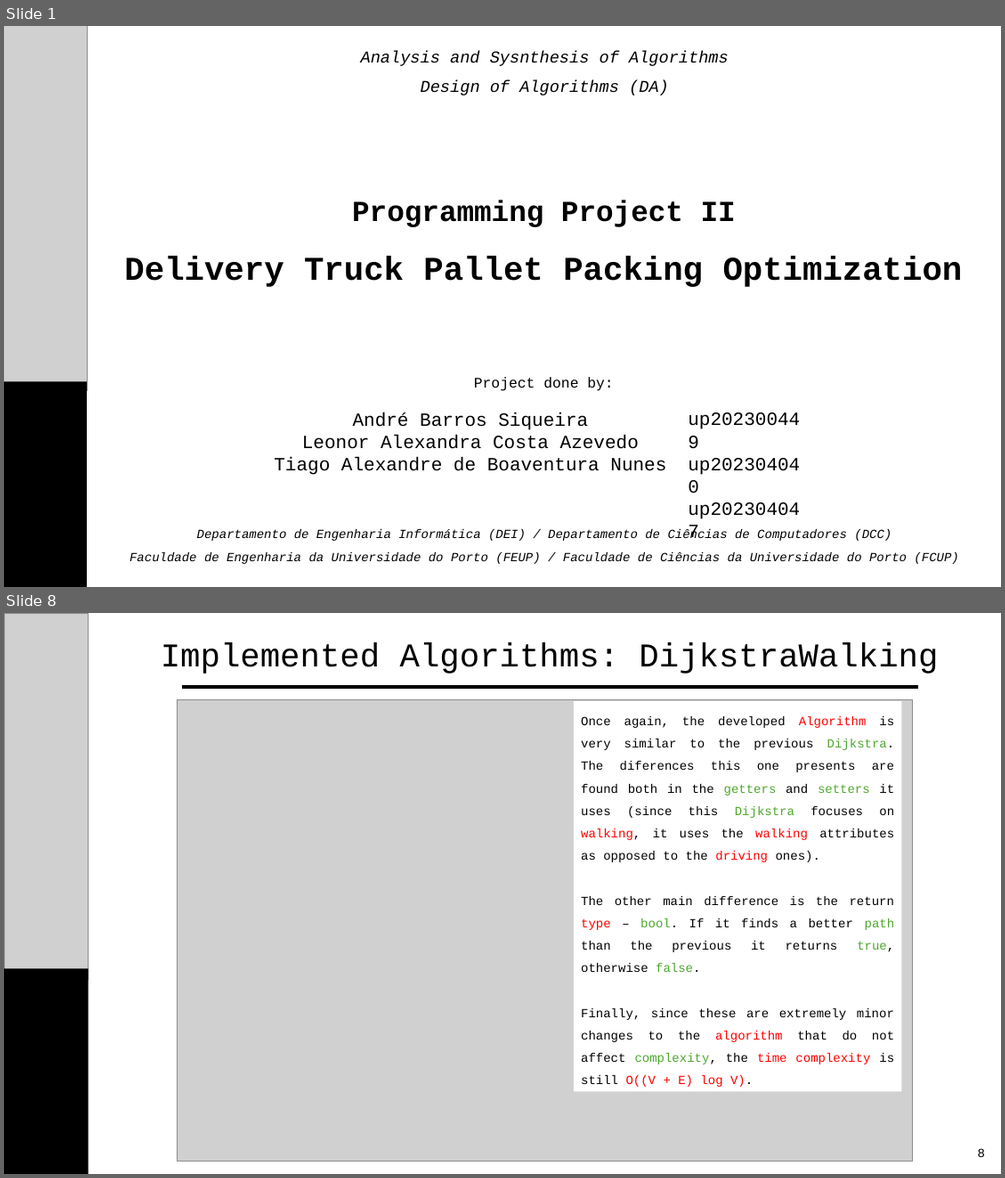
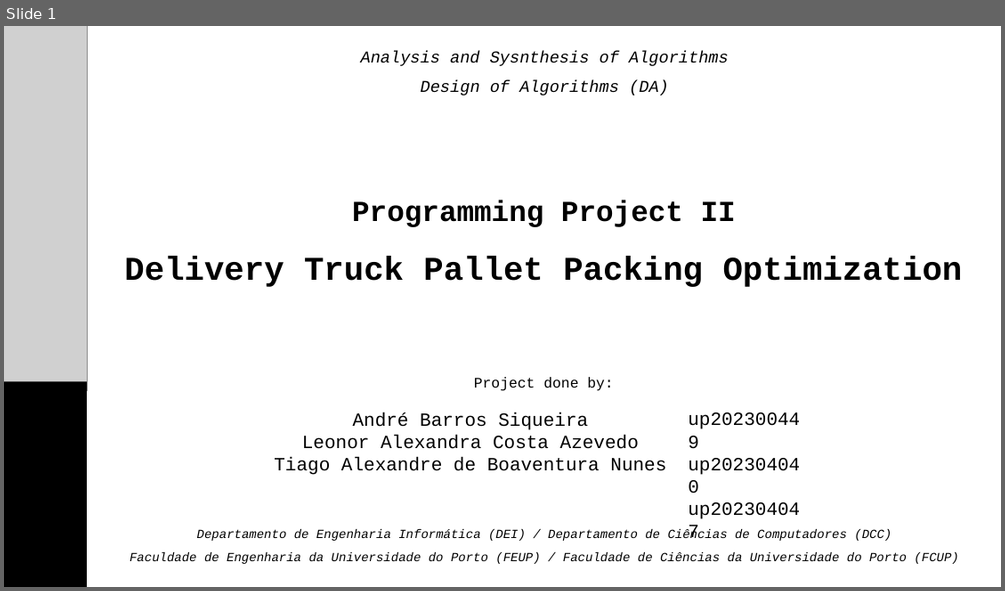
Before and after one commit to taguinhas/DA2425_PRJ2_G35, a slide deck: DA_P2_Presentation.pptx. Shown one above the other, each under a label of ours: slides 1 and 8 before the commit, slide 1 after it; the slides between them are not shown. The pictures are 1005x1178 and 1005x591 pixels, drawn with LibreOffice and Linux fonts; fonts in the diff are those of the drawing; grey boxes stand for pictures; background and template pictures are left out. Boxes give left, top, right and bottom in pixels: in the first picture for what was removed or moved away, otherwise in the second. Text is boxed around its words. In the diff, an @@ line names an element or a change of style, - is before the commit and + after.

```diff
--- a/DA_P2_Presentation.pptx
+++ b/DA_P2_Presentation.pptx
@@ slide 8 removed at (4, 613, 1001, 1174), background #FFFFFF @@
@@ picture removed at (4, 613, 89, 979) @@
@@ text removed at (161, 642, 938, 674) @@
-Implemented Algorithms: DijkstraWalking
@@ line removed from (182, 687) to (918, 687) @@
@@ picture removed at (177, 699, 913, 1160) @@
@@ rectangle removed at (574, 701, 902, 1092) @@
-Once again, the developed Algorithm is very similar to the previous Dijkstra. The diferences this one presents are found both in the getters and setters it uses (since this Dijkstra focuses on walking, it uses the walking attributes as opposed to the driving ones).
-The other main difference is the return type – bool. If it finds a better path than the previous it returns true, otherwise false.
-Finally, since these are extremely minor changes to the algorithm that do not affect complexity, the time complexity is still O((V + E) log V).
@@ rectangle removed at (4, 968, 89, 1174) @@
@@ text removed at (978, 1148, 985, 1157) @@
-8
```
Also in this commit, not shown: 4 slides changed, 10 slides added, 10 other slides removed.
